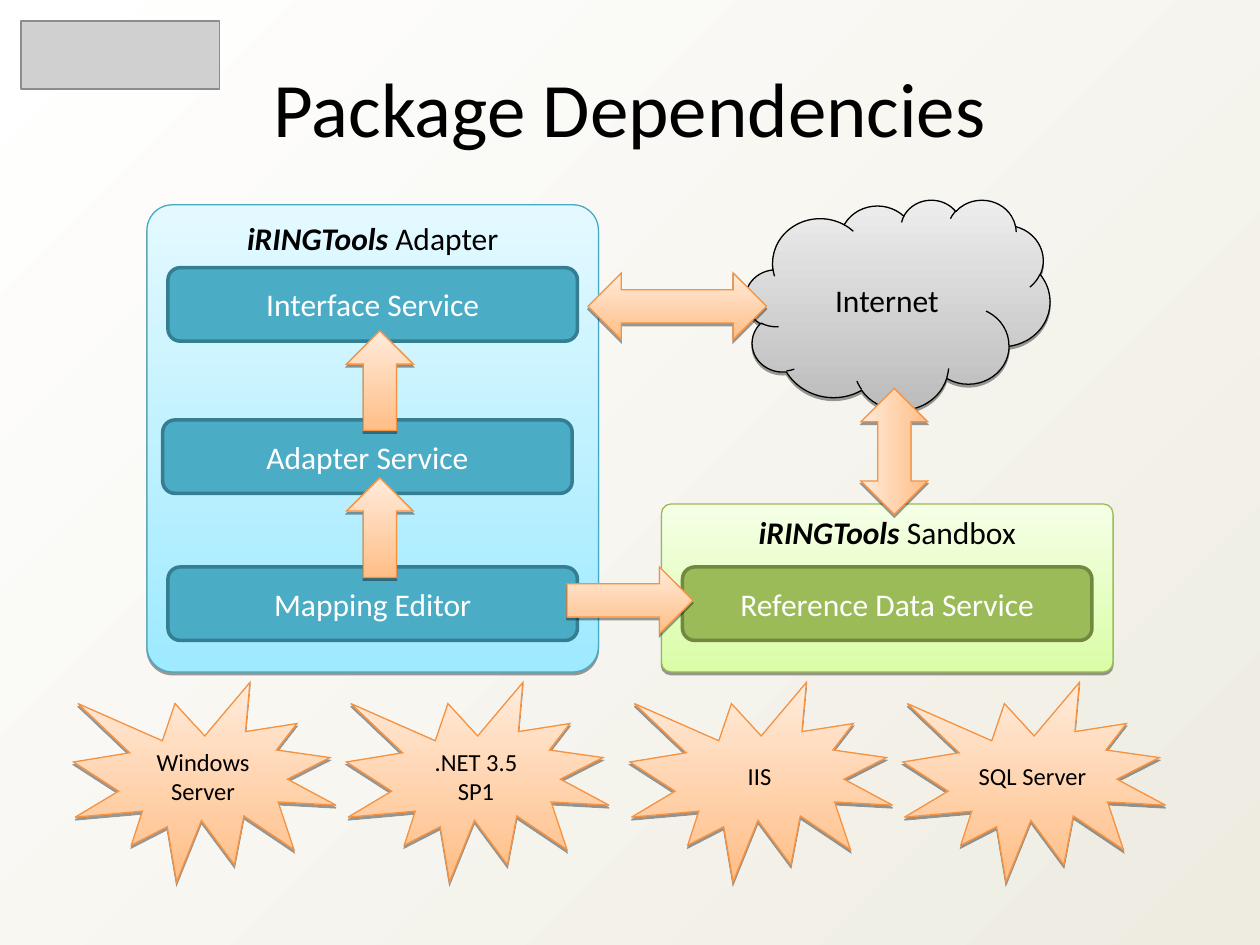
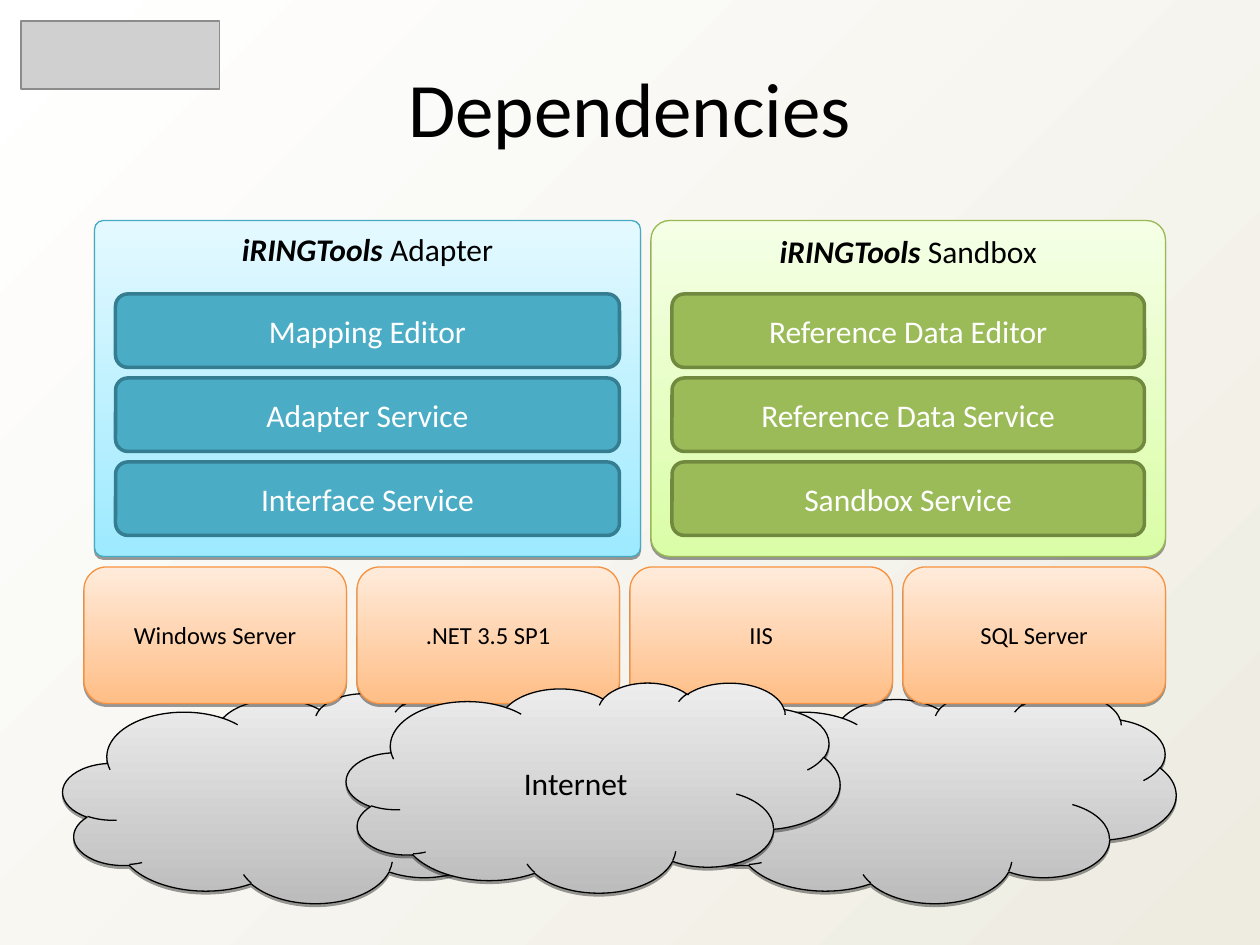
Before and after one commit to heyena/iring-tools, a slide deck: slide 3 of trunk/Documentation/iRINGTools_SDK_Overview_v1_2_1.ppt. Drawn at 1260x945 pixels with LibreOffice and Linux fonts; fonts in the diff are those of the drawing; grey boxes stand for pictures. Boxes give left, top, right and bottom in pixels: in the first picture for what was removed or moved away, otherwise in the second. Text is boxed around its words. In the diff, an @@ line names an element or a change of style, - is before the commit and + after.

```diff
--- a/trunk/Documentation/iRINGTools_SDK_Overview_v1_2_1.ppt
+++ b/trunk/Documentation/iRINGTools_SDK_Overview_v1_2_1.ppt
@@ text at [408, 83, 850, 150]: text changed @@
-Package Dependencies
+Dependencies
@@ freeform shape removed at [147, 205, 598, 673] @@
-iRINGTools Adapter
@@ rounded rectangle added at [94, 220, 640, 557], fill gradient #9EEAFF to #E4F9FF, outline #46AAC5 0.74 pt, 18 pt, text #000000, bold, italic @@
+iRINGTools Adapter
@@ rounded rectangle "iRINGTools Sandbox": place and size @@
-rounded rectangle "iRINGTools Sandbox" at [662, 504, 1113, 672]
+rounded rectangle "iRINGTools Sandbox" at [651, 220, 1166, 557]
@@ rounded rectangle "Mapping Editor": place and size @@
-rounded rectangle "Mapping Editor" at [168, 567, 577, 640]
+rounded rectangle "Mapping Editor" at [116, 294, 620, 367]
@@ left right arrow removed at [588, 273, 767, 340] @@
@@ rounded rectangle added at [672, 294, 1144, 367], fill #9BBB59, outline #71893F 2.01 pt, 18 pt, text #FFFFFF @@
+Reference Data Editor
@@ up arrow removed at [346, 331, 413, 431] @@
@@ rounded rectangle "Adapter Service": place and size @@
-rounded rectangle "Adapter Service" at [163, 420, 572, 493]
+rounded rectangle "Adapter Service" at [116, 378, 620, 451]
@@ rounded rectangle "Reference Data Service": place and size @@
-rounded rectangle "Reference Data Service" at [683, 567, 1092, 640]
+rounded rectangle "Reference Data Service" at [672, 378, 1144, 451]
@@ left right arrow removed at [861, 389, 928, 515] @@
@@ rounded rectangle "Interface Service": place and size @@
-rounded rectangle "Interface Service" at [168, 267, 577, 340]
+rounded rectangle "Interface Service" at [116, 462, 620, 536]
@@ up arrow removed at [346, 478, 413, 577] @@
@@ rounded rectangle added at [672, 462, 1144, 536], fill #9BBB59, outline #71893F 2.01 pt, 18 pt, text #FFFFFF @@
+Sandbox Service
@@ irregular seal to rounded rectangle in 4 elements at [630, 567, 892, 703], [903, 567, 1166, 703], [357, 567, 619, 703], [84, 567, 346, 703] @@
@@ rounded rectangle "Windows Server": place and size @@
-rounded rectangle "Windows Server" at [73, 683, 335, 882]
+rounded rectangle "Windows Server" at [84, 567, 346, 703]
@@ rounded rectangle ".NET 3.5 SP1": place and size @@
-rounded rectangle ".NET 3.5 SP1" at [346, 683, 609, 882]
+rounded rectangle ".NET 3.5 SP1" at [357, 567, 619, 703]
@@ right arrow removed at [567, 567, 693, 634] @@
@@ rounded rectangle "IIS": place and size @@
-rounded rectangle "IIS" at [630, 683, 892, 882]
+rounded rectangle "IIS" at [630, 567, 892, 703]
@@ rounded rectangle "SQL Server": place and size @@
-rounded rectangle "SQL Server" at [903, 683, 1166, 882]
+rounded rectangle "SQL Server" at [903, 567, 1166, 703]
@@ freeform shape "Internet": place and size @@
-freeform shape "Internet" at [746, 199, 1051, 410]
+freeform shape "Internet" at [346, 683, 840, 893]
@@ freeform shape added at [63, 693, 557, 903], fill gradient #BCBCBC to #EDEDED, outline #000000 0.74 pt @@
@@ freeform shape added at [683, 693, 1177, 903], fill gradient #BCBCBC to #EDEDED, outline #000000 0.74 pt @@
```
Also in this commit, not shown: 1 other slide changed.
